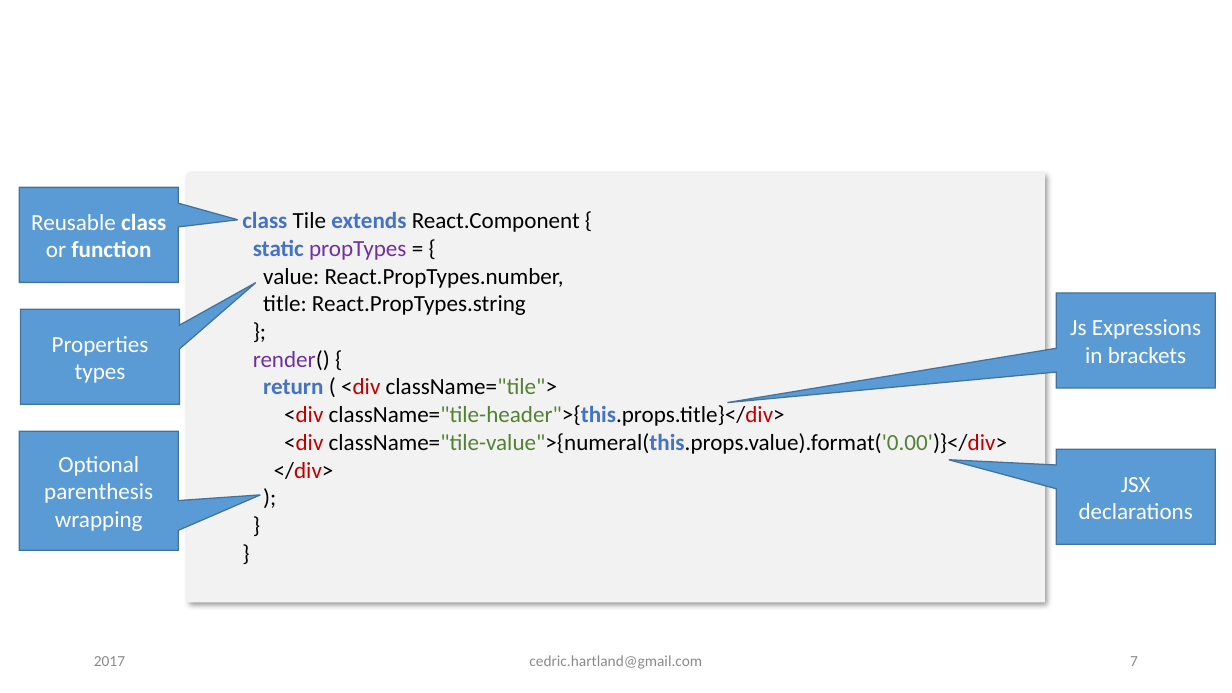
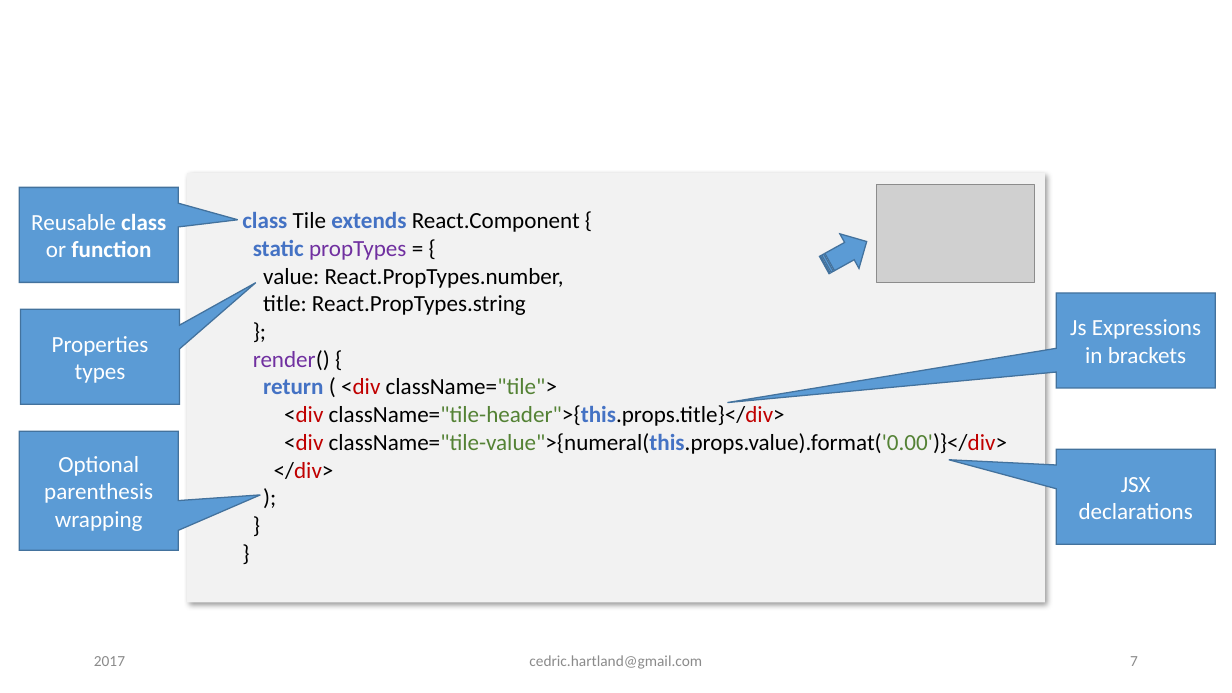
Before and after one commit to gigacool/react-redux-presentation, a slide deck: slide 7 of docs/React & Redux.pptx. Drawn at 1232x693 pixels with LibreOffice and Linux fonts; fonts in the diff are those of the drawing; grey boxes stand for pictures; background and template pictures are left out. Boxes give left, top, right and bottom in pixels: in the first picture for what was removed or moved away, otherwise in the second. Text is boxed around its words. In the diff, an @@ line names an element or a change of style, - is before the commit and + after.

```diff
--- a/docs/React & Redux.pptx
+++ b/docs/React & Redux.pptx
@@ picture added at box(876, 184, 1034, 282) @@
@@ striped right arrow added at box(815, 224, 877, 283), fill #5B9BD5, outline #43739E 1 pt @@
```
Also in this commit, not shown: 6 other slides changed, 10 slides added, 2 other files.
